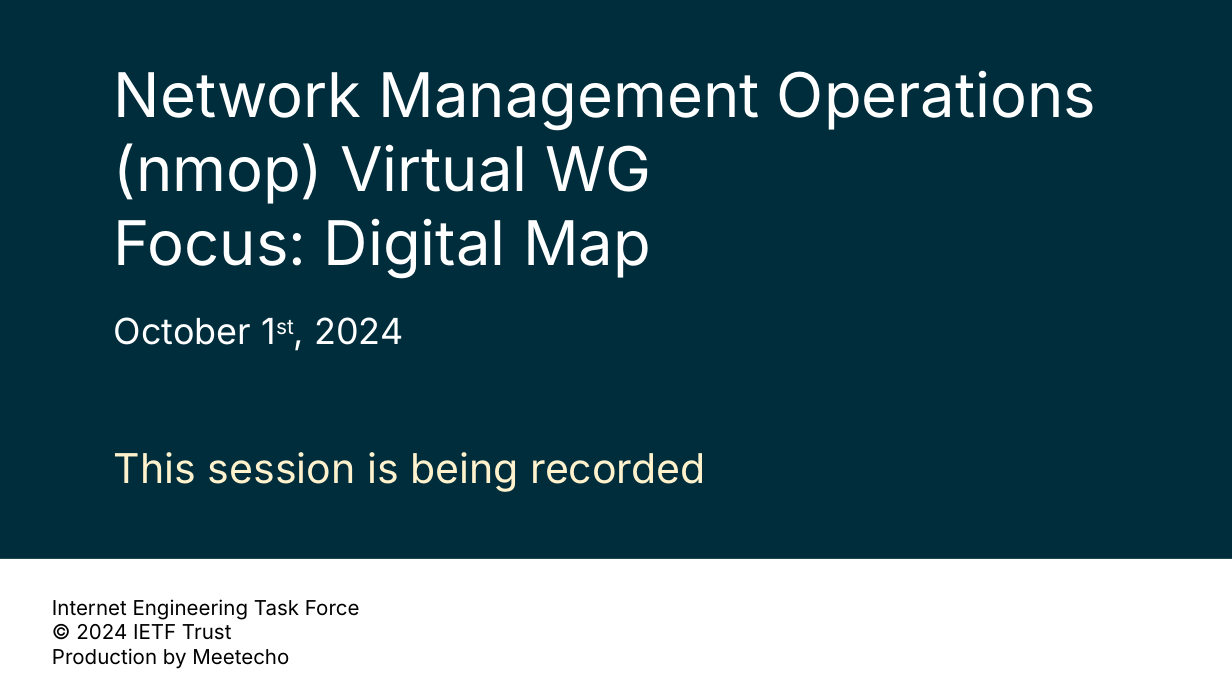
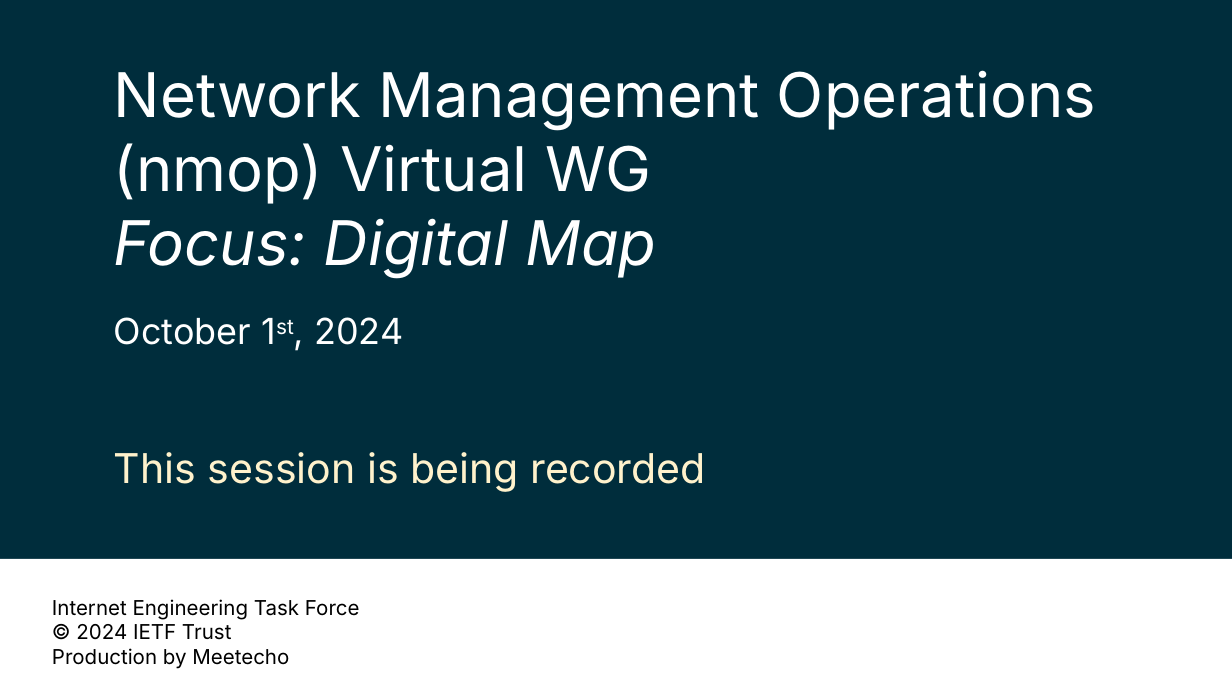
Before and after one commit to ietf-wg-nmop/IETF-Meetings, a slide deck: slide 1 of interim-102024/nmop-chairs-slides.pptx. Drawn at 1232x693 pixels with LibreOffice and Linux fonts; fonts in the diff are those of the drawing; background and template pictures are left out. Boxes give left, top, right and bottom in pixels: in the first picture for what was removed or moved away, otherwise in the second. Text is boxed around its words. In the diff, an @@ line names an element or a change of style, - is before the commit and + after.

```diff
--- a/interim-102024/nmop-chairs-slides.pptx
+++ b/interim-102024/nmop-chairs-slides.pptx
@@ title "Network Management Operations (nmop) Virtual ..." at <box>114,70,1096,277</box>: italic on in "Focus: Digital Map" @@
```
Also in this commit, not shown: 2 other slides changed, 1 slide added.
